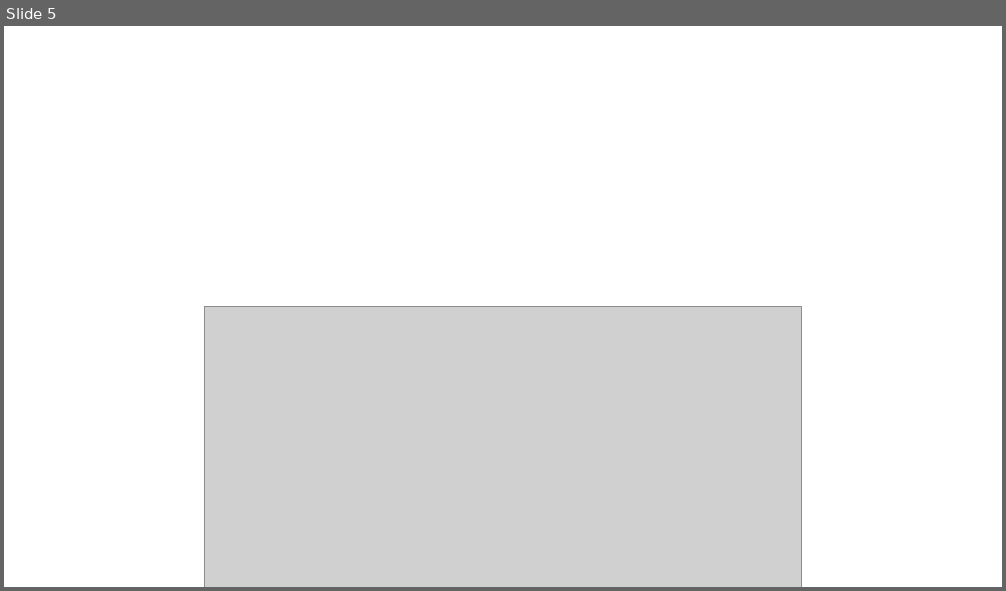
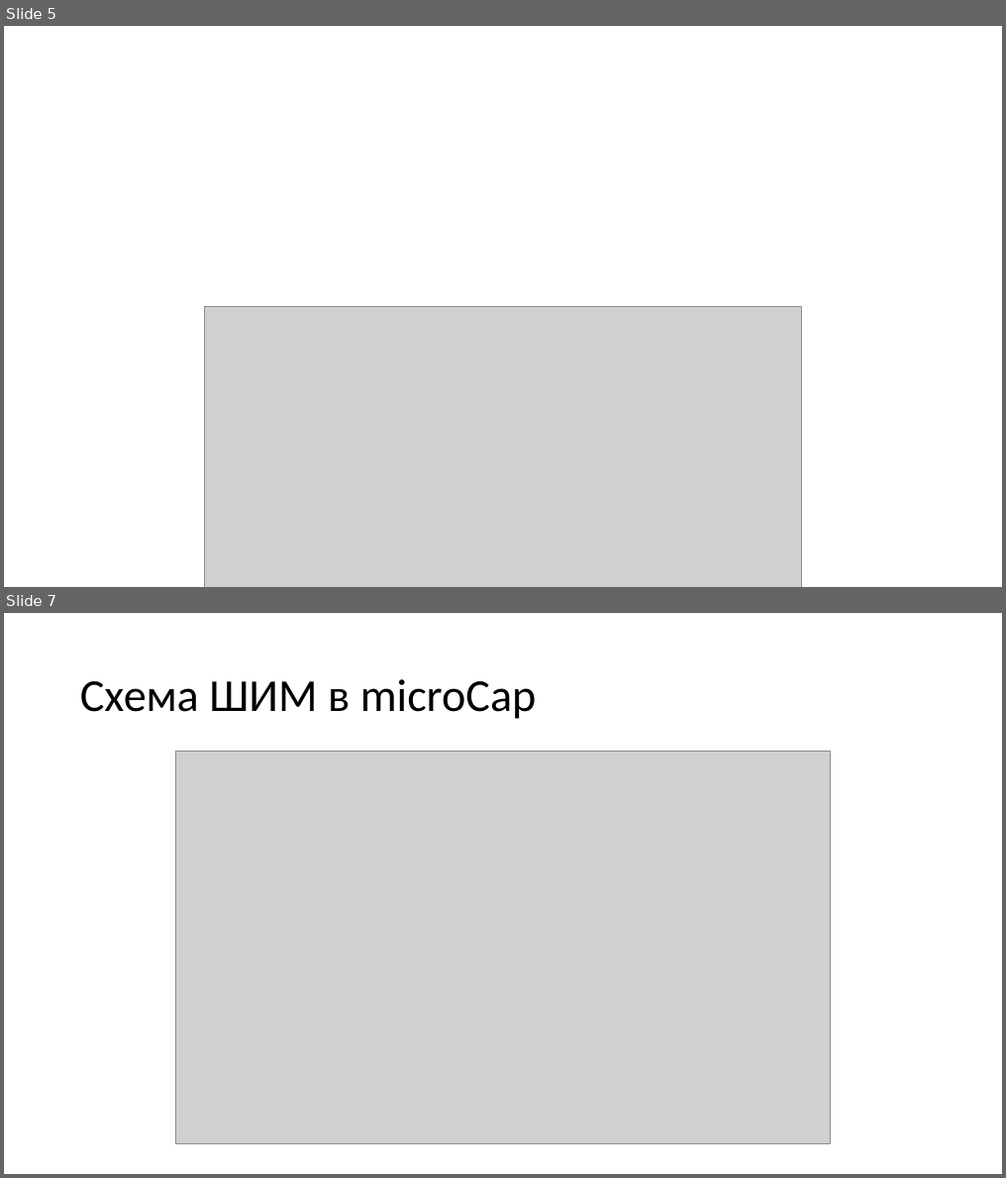
Before and after one commit to AsciiShell/CircuitEngineering, a slide deck: HomeWork_1/Prezentation/Широтно-импульсный модулятор на ОУ.pptx. Shown one above the other, each under a label of ours: slide 5 before the commit, slides 5 and 7 after it; the slides between them are not shown. The pictures are 1006x591 and 1006x1178 pixels, drawn with LibreOffice and Linux fonts; fonts in the diff are those of the drawing; grey boxes stand for pictures. Boxes give left, top, right and bottom in pixels: in the first picture for what was removed or moved away, otherwise in the second. Text is boxed around its words. In the diff, an @@ line names an element or a change of style, - is before the commit and + after.

```diff
--- a/HomeWork_1/Prezentation/Широтно-импульсный модулятор на ОУ.pptx
+++ b/HomeWork_1/Prezentation/Широтно-импульсный модулятор на ОУ.pptx
@@ slide 7 added at [4,613,1002,1174], background #FFFFFF @@
@@ title added at [80,679,537,719], 44 pt, text #000000 @@
+Схема ШИМ в microCap
@@ picture added at [175,752,831,1145] @@
```
Also in this commit, not shown: 4 other slides added, 1 slide removed, 3 other files.
